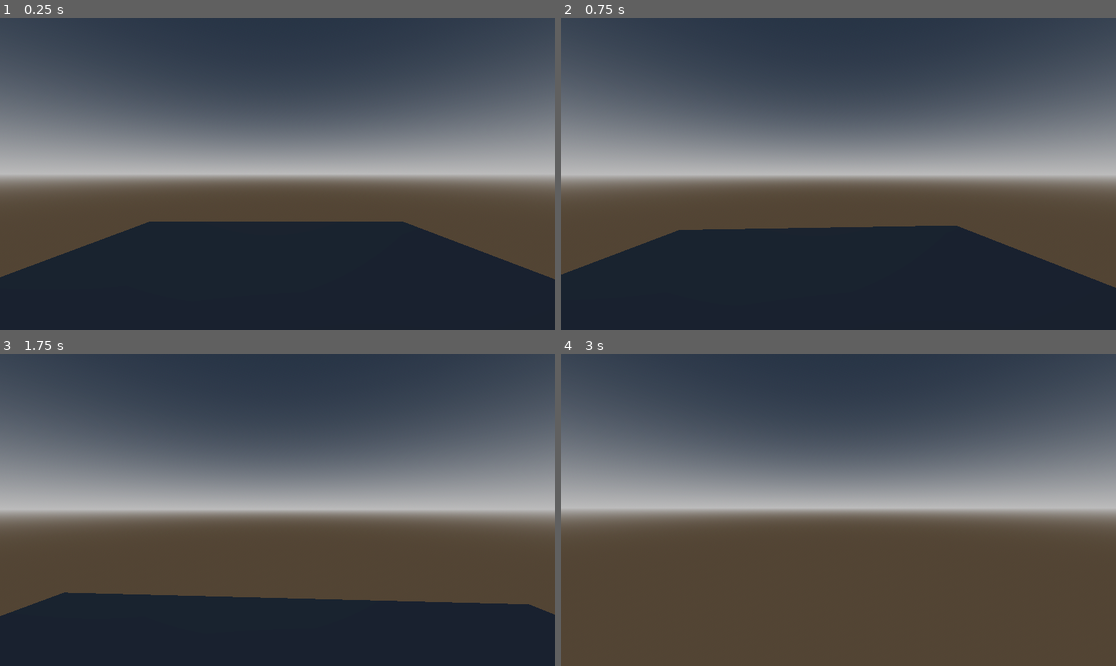
Above: before the commit, frames 1-4 (two rows, left to right).
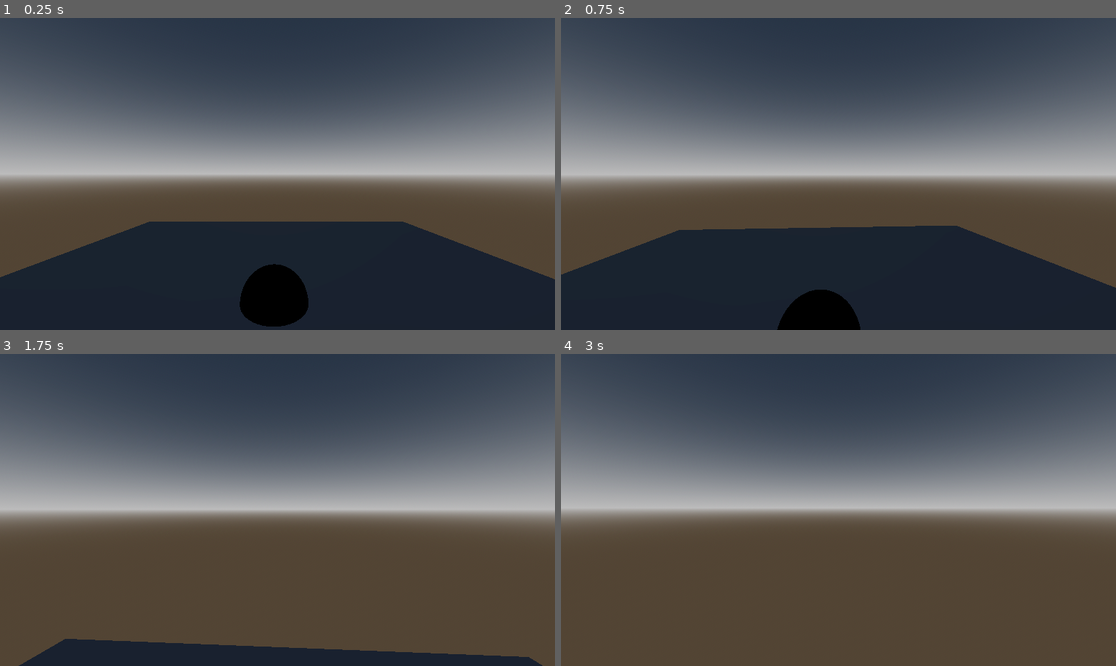
Above: after the commit, the same moments.

Repository: tdejong00/qugame
Game: Godot game, scene res://scenes/levels/main.tscn
The game is run twice, just before and just after one commit, with the same random seed, the same clock (stepped at 60 frames per second) and the same inputs.
Inputs (mouse positions are in pixels of both pictures, inside the frame that each line leads up to):
- Up to frame 1 (0.25 s): no input
- Up to frame 2 (0.75 s): tap Enter at 0.5 s; move the mouse to (866, 174) at 0.52 s; hold W (move_up) from 0.53 s (still down); tap F (interact, bound only after the commit) at 0.6 s
- Up to frame 3 (1.75 s): keep holding W (move_up); tap Space (jump) at 0.77, 1.52 s; move the mouse to (249, 510) at 1.27 s; tap Shift (sprint) at 1.35 s; tap F (interact, bound only after the commit) at 1.55 s
- Up to frame 4 (3 s): keep holding W (move_up); move the mouse to (849, 503) at 2.02 s; tap F (interact, bound only after the commit) at 2.1, 2.85 s; tap Space (jump) at 2.75 s; move the mouse to (832, 516) at 2.77 s

The runs differ from the first frame. In frame 1, 1.9% of the frame differs, in the area x 43-56%, y 78-99%; in frame 2, 1.4%; in frame 3, 16%, in the area x 0-100%, y 76-100%; in frame 4, nothing differs.

Commit message:
Add interactable objects

Diff:
--- a/project.godot
+++ b/project.godot
@@ -58,7 +58,7 @@
 "events": [Object(InputEventKey,"resource_local_to_scene":false,"resource_name":"","device":-1,"window_id":0,"alt_press …(195 unchanged characters)…
 ]
 }
-use={
+interact={
 "deadzone": 0.5,
 "events": [Object(InputEventKey,"resource_local_to_scene":false,"resource_name":"","device":-1,"window_id":0,"alt_press …(192 unchanged characters)…
 ]
@@ -67,5 +67,5 @@
 [layer_names]
 
 3d_physics/layer_1="player"
-3d_physics/layer_2="world"
-3d_physics/layer_3="environment"
+3d_physics/layer_2="objects"
+3d_physics/layer_3="world"
--- a/scenes/entities/player/player.gd
+++ b/scenes/entities/player/player.gd
@@ -22,6 +22,9 @@
 ## much the camera moves up and down while the player is walking.
 @export var bob_amplitude: float = 0.04
 
+## Current interactable object.
+var interactable: Interactable
+
 var _bob_t: float = 0.0
 
 @onready var player: CharacterBody3D = $"."
@@ -29,12 +32,12 @@
 @onready var camera: Camera3D = $Marker3D/Camera3D
 
 
-func _ready():
+func _ready() -> void:
     # Capture mouse
     Input.mouse_mode = Input.MOUSE_MODE_CAPTURED
 
 
-func _physics_process(delta: float):
+func _physics_process(delta: float) -> void:
     # Handle _gravity
     if not is_on_floor():
         velocity.y -= gravity * delta
@@ -47,6 +50,10 @@
     var speed = walk_velocity
     if Input.is_action_pressed("sprint"):
         speed = sprint_velocity
+
+    # Handle interactions
+    if Input.is_action_just_pressed("interact") and interactable != null:
+        interactable.interact()
 
     # Quit game
     if Input.is_action_just_pressed("quit"):
@@ -74,21 +81,21 @@
     move_and_slide()
 
 
-func _input(event):
+func _input(event) -> void:
     # Handle camera movement
     if event is InputEventMouseMotion:
         rotate_camera(event)
 
 
 ## Rotates the camera using the relative position of the mouse.
-func rotate_camera(event: InputEventMouseMotion):
+func rotate_camera(event: InputEventMouseMotion) -> void:
     player.rotation.y -= event.relative.x * 0.001 * camera_sensitivity
     camera.rotation.x -= event.relative.y * 0.001 * camera_sensitivity
     camera.rotation.x = clamp(camera.rotation.x, deg_to_rad(-40), deg_to_rad(60))
 
 
 ## Applies a bobbing effect to the camera to simulate head movement while walking.
-func bob_camera(t: float):
+func bob_camera(t: float) -> void:
     var v = Vector3.ZERO
     v.y = sin(t * bob_frequency) * bob_amplitude
     v.x = cos(t * bob_frequency / 2) * bob_amplitude
--- a/scenes/levels/main.tscn
+++ b/scenes/levels/main.tscn
@@ -1,5 +1,6 @@
-[gd_scene load_steps=7 format=3 uid="uid://b1ngqaf6fb2ak"]
+[gd_scene load_steps=8 format=3 uid="uid://b1ngqaf6fb2ak"]
 
+[ext_resource type="PackedScene" uid="uid://bsi2sm86hkhor" path="res://scenes/objects/qubit/qubit.tscn" id="2_mgg4g"]
 [ext_resource type="PackedScene" uid="uid://ckk03qsadcwlw" path="res://scenes/entities/player/player.tscn" id="2_s1drc"]
 
 [sub_resource type="ProceduralSkyMaterial" id="ProceduralSkyMaterial_xivj7"]
@@ -28,8 +29,13 @@
 [node name="WorldEnvironment" type="WorldEnvironment" parent="."]
 environment = SubResource("Environment_cgu1e")
 
+[node name="Player" parent="." instance=ExtResource("2_s1drc")]
+transform = Transform3D(1.2, 0, 0, 0, 1.2, 0, 0, 0, 1.2, 0, 0, 3)
+
+[node name="Qubit" parent="." instance=ExtResource("2_mgg4g")]
+
 [node name="Floor" type="StaticBody3D" parent="."]
-collision_layer = 2
+collision_layer = 4
 collision_mask = 0
 
 [node name="MeshInstance3D" type="MeshInstance3D" parent="Floor"]
@@ -37,6 +43,3 @@
 
 [node name="CollisionShape3D" type="CollisionShape3D" parent="Floor"]
 shape = SubResource("ConvexPolygonShape3D_0hsqb")
-
-[node name="Player" parent="." instance=ExtResource("2_s1drc")]
-transform = Transform3D(1.2, 0, 0, 0, 1.2, 0, 0, 0, 1.2, 0, 0, 3)
--- a/scenes/objects/identity_gate.gd
+++ b/scenes/objects/identity_gate.gd
@@ -2,7 +2,7 @@
 class_name IdentityGate extends QuantumGate
 
 
-func _init():
+func _init() -> void:
     _matrix = [
         1.0, 0.0,
         0.0, 1.0
--- /dev/null
+++ b/scenes/objects/interactable.gd
@@ -0,0 +1,6 @@
+## Represents an interactable object in the game world.
+class_name Interactable extends Node3D
+
+## Called when the interactable object is activated.
+func interact() -> void:
+    pass
--- a/scenes/objects/qubit/qubit.gd
+++ b/scenes/objects/qubit/qubit.gd
@@ -8,16 +8,13 @@
 ## Additionally, the qubit's state can be described using spherical coordinates:
 ## - θ (theta): The polar angle that determines the qubit's position on the Bloch sphere.
 ## - φ (phi): The azimuthal angle that represents the relative phase between α and β.
-class_name Qubit extends Node3D
+class_name Qubit extends Interactable
 
 ## Resource path for creating instances of the Qubit scene.
 const SCENE: PackedScene = preload("res://scenes/objects/qubit/qubit.tscn")
 
 ## Speed at which the Bloch sphere arrow rotates towards its target orientation.
 const ROTATION_SPEED: float = 5.0
-
-## Whether to display the Bloch sphere visualization.
-@export var show_bloch_sphere: bool = false
 
 ## The amplitude for the |0⟩ state.
 var _alpha: Vector2
@@ -30,22 +27,38 @@
 
 @onready var bloch_sphere: Node3D = $BlochSphere
 @onready var bloch_sphere_arrow: Node3D = $BlochSphere/Arrow
+@onready var area: Area3D = $Base/Area3D
 
 ## Returns a string representation of the qubit state in Dirac notation.
 func _to_string() -> String:
     return "|Ψ⟩ = " + str(_alpha) + "|0⟩ " + str(_beta) + "|1⟩"
 
 
-func _ready():
-    bloch_sphere.visible = show_bloch_sphere
+func _ready() -> void:
+    bloch_sphere.visible = false
 
 
-func _physics_process(delta: float):
+func _physics_process(delta: float) -> void:
     # Rotate towards target rotation
     if bloch_sphere_arrow.rotation.z != -_theta:
         bloch_sphere_arrow.rotation.z = lerp_angle(bloch_sphere_arrow.rotation.z,-_theta, ROTATION_SPEED * delta)
     if bloch_sphere_arrow.rotation.y != _phi:
         bloch_sphere_arrow.rotation.y = lerp_angle(bloch_sphere_arrow.rotation.y, _phi, ROTATION_SPEED * delta)
+
+
+func _on_area_3d_body_entered(body: Node3D) -> void:
+    if body is Player:
+        body.interactable = self
+
+
+func _on_area_3d_body_exited(body: Node3D) -> void:
+    if body is Player:
+        body.interactable = null
+
+
+## TODO
+func interact() -> void:
+    bloch_sphere.visible = !bloch_sphere.visible
 
 
 ## Creates an instance of the scene and initializes it with the specified amplitudes.
@@ -72,7 +85,7 @@
 
 
 ## Normalizes the qubit state to ensure |α|² + |β|² = 1.
-func normalize():
+func normalize() -> void:
     var norm = sqrt((_alpha.x ** 2 + _alpha.y ** 2) + (_beta.x ** 2 + _beta.y ** 2))
     _alpha /= norm
     _beta /= norm
--- a/scenes/objects/qubit/qubit.tscn
+++ b/scenes/objects/qubit/qubit.tscn
@@ -50,6 +50,9 @@
 bottom_radius = 0.01
 height = 0.75
 
+[sub_resource type="SphereShape3D" id="SphereShape3D_4edis"]
+radius = 2.0
+
 [sub_resource type="SphereMesh" id="SphereMesh_y8nnr"]
 material = ExtResource("2_u3hps")
 height = 0.5
@@ -100,7 +103,14 @@
 
 [node name="Base" type="Node3D" parent="."]
 
+[node name="Area3D" type="Area3D" parent="Base" groups=["interactable"]]
+
+[node name="CollisionShape3D" type="CollisionShape3D" parent="Base/Area3D"]
+shape = SubResource("SphereShape3D_4edis")
+
 [node name="StaticBody3D" type="StaticBody3D" parent="Base"]
+collision_layer = 2
+collision_mask = 0
 
 [node name="MeshInstance3D" type="MeshInstance3D" parent="Base/StaticBody3D"]
 mesh = SubResource("SphereMesh_y8nnr")
@@ -108,3 +118,6 @@
 
 [node name="CollisionShape3D" type="CollisionShape3D" parent="Base/StaticBody3D"]
 shape = SubResource("SphereShape3D_xauho")
+
+[connection signal="body_entered" from="Base/Area3D" to="." method="_on_area_3d_body_entered"]
+[connection signal="body_exited" from="Base/Area3D" to="." method="_on_area_3d_body_exited"]
Not shown: 1 places in scenes/objects/qubit/qubit.tscn that only renumber resources
